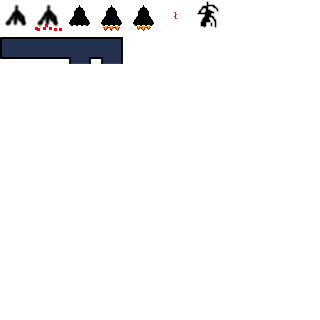
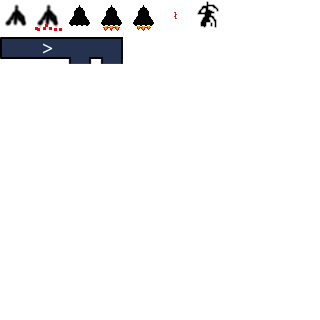
Layers edited between the first and the second w=320, h=320 image:
added layer "arrow" above "Layer copy" over [43, 43, 53, 54]
